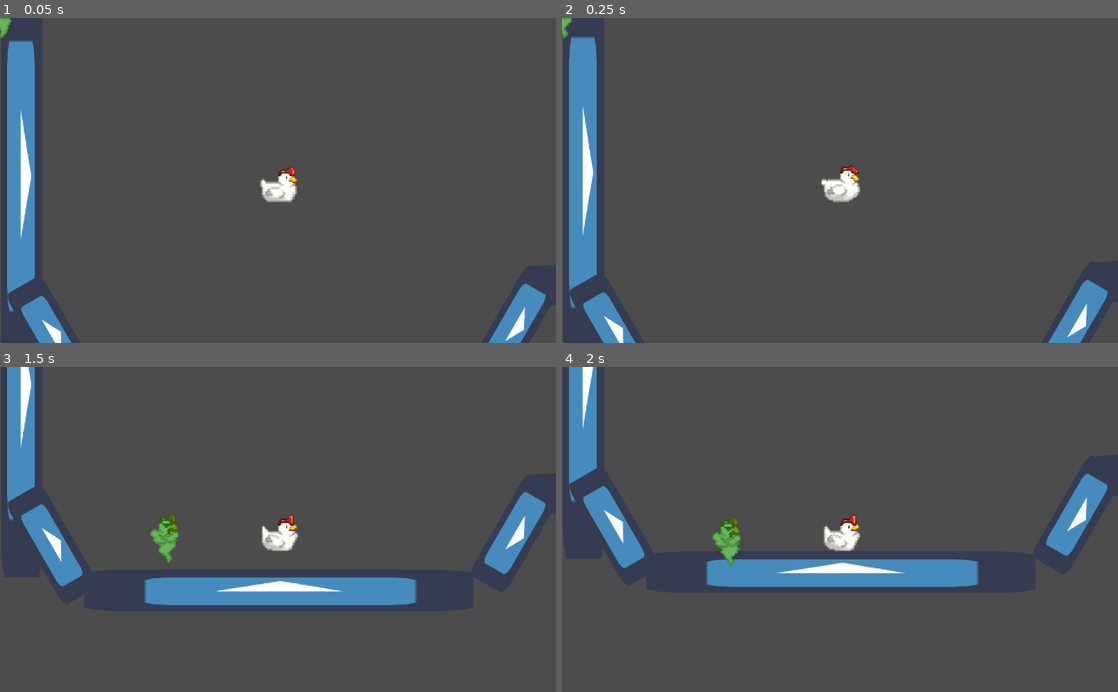
Above: before the commit, frames 1-4 (two rows, left to right).
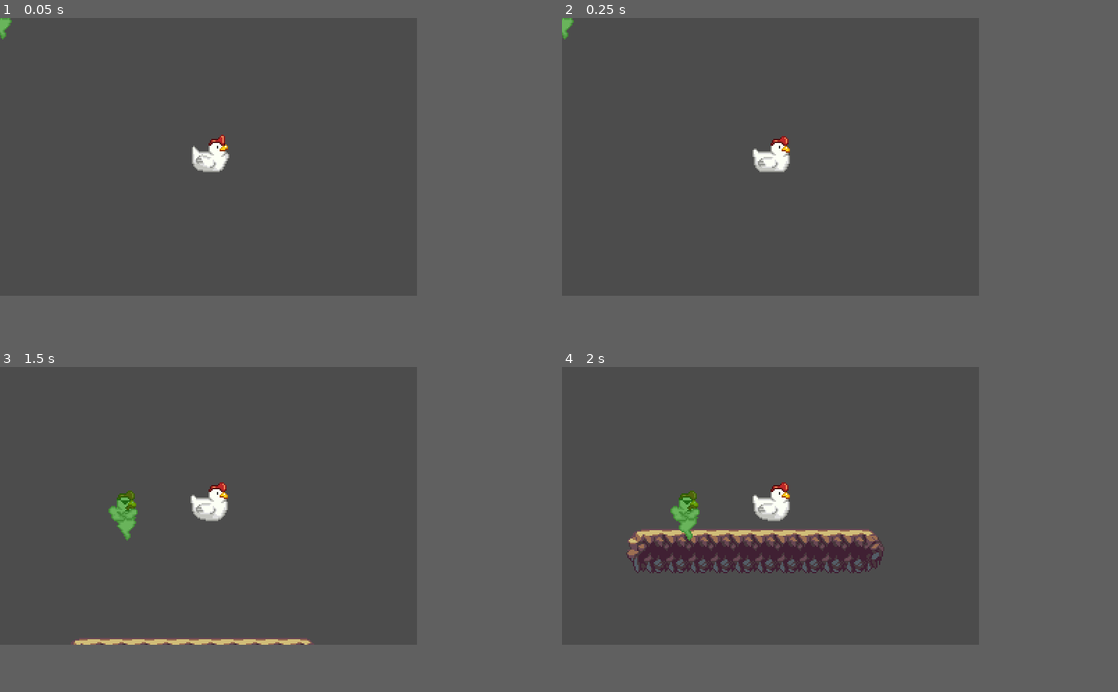
Above: after the commit, the same moments.

Repository: Morelatto/Galinha
Game: Godot game, scene res://Scenes/World.tscn
Two runs of this game, one before a commit and one after it. Both use one fixed random seed, a clock stepped at 60 frames per second and the inputs below. Before the commit the project starts from res://Game_Scene.tscn. The engine's default icon, where the game draws it, is replaced by a stand-in: a white triangle on a blue panel in a dark square.
Inputs (mouse positions are in pixels of both pictures, inside the frame that each line leads up to):
- Up to frame 1 (0.05 s): no input
- Up to frame 2 (0.25 s): no input
- Up to frame 3 (1.5 s): move the mouse to (400, 513) at 0.52 s; press the mouse at (400, 513) at 0.53 s; move the mouse to (166, 545) at 1.27 s; release the mouse at (166, 545) at 1.28 s; click (166, 545) at 1.35 s
- Up to frame 4 (2 s): no input
In our replay, the window is 800x468 before the commit and 600x400 after it. These sizes can differ from the game's own. Grey fills any space a smaller window leaves; there, only what the larger window draws over its background counts as a difference.

The runs differ from the first frame. In frame 1, 6.6% of the frame differs, in the area x 0-99%, y 0-100%; in frame 2, 6.7%; in frame 3, 12%; in frame 4, 13%, in the area x 1-99%, y 0-68%.

Commit message:
Extracted chicken and ghost scenes, fixed camera jitter, updated scripts and added tileset.

Diff:
--- a/Game_Scene.tscn
+++ /dev/null
@@ -1,266 +0,0 @@
-[gd_scene load_steps=22 format=2]
-
-[ext_resource path="res://Sprites/chicken_sheet.png" type="Texture" id=1]
-[ext_resource path="res://icon.png" type="Texture" id=2]
-[ext_resource path="res://Scripts/Controllers/Chicken_Controller.gd" type="Script" id=3]
-[ext_resource path="res://Scripts/Controllers/GameController.gd" type="Script" id=4]
-[ext_resource path="res://Scripts/Controllers/Ghost_Controller.gd" type="Script" id=5]
-[ext_resource path="res://Sprites/ghost_maromba.png" type="Texture" id=6]
-[ext_resource path="res://Scripts/Controllers/CameraController.gd" type="Script" id=7]
-[ext_resource path="res://Sprites/marombaSheet.png" type="Texture" id=8]
-
-[sub_resource type="PhysicsMaterial" id=1]
-
-[sub_resource type="AtlasTexture" id=2]
-atlas = ExtResource( 1 )
-region = Rect2( 0, 0, 32, 32 )
-
-[sub_resource type="AtlasTexture" id=3]
-atlas = ExtResource( 1 )
-region = Rect2( 32, 0, 32, 32 )
-
-[sub_resource type="AtlasTexture" id=4]
-atlas = ExtResource( 1 )
-region = Rect2( 0, 32, 32, 32 )
-
-[sub_resource type="AtlasTexture" id=5]
-atlas = ExtResource( 1 )
-region = Rect2( 32, 32, 32, 32 )
-
-[sub_resource type="SpriteFrames" id=6]
-animations = [ {
-"frames": [ SubResource( 2 ), SubResource( 3 ), SubResource( 4 ), SubResource( 5 ) ],
-"loop": true,
-"name": "Idle",
-"speed": 8.0
-} ]
-
-[sub_resource type="AtlasTexture" id=7]
-atlas = ExtResource( 8 )
-region = Rect2( 0, 0, 32, 64 )
-
-[sub_resource type="AtlasTexture" id=8]
-atlas = ExtResource( 8 )
-region = Rect2( 32, 0, 32, 64 )
-
-[sub_resource type="AtlasTexture" id=9]
-atlas = ExtResource( 8 )
-region = Rect2( 0, 64, 32, 64 )
-
-[sub_resource type="AtlasTexture" id=10]
-atlas = ExtResource( 8 )
-region = Rect2( 32, 64, 32, 64 )
-
-[sub_resource type="SpriteFrames" id=11]
-animations = [ {
-"frames": [ SubResource( 7 ), SubResource( 8 ), SubResource( 9 ), SubResource( 10 ), SubResource( 9 ), SubResource( 8 ) ],
-"loop": true,
-"name": "idle",
-"speed": 10.0
-} ]
-
-[sub_resource type="PhysicsMaterial" id=12]
-rough = true
-
-[sub_resource type="RectangleShape2D" id=13]
-extents = Vector2( 144.561, 15.4969 )
-
-[node name="world" type="Node2D"]
-
-[node name="Camera" type="Camera2D" parent="."]
-position = Vector2( 206.714, 95.654 )
-current = true
-zoom = Vector2( 0.4, 0.4 )
-script = ExtResource( 7 )
-
-[node name="Chicken" type="RigidBody2D" parent="."]
-position = Vector2( 206.714, 90.4492 )
-mass = 5.10204
-physics_material_override = SubResource( 1 )
-script = ExtResource( 3 )
-__meta__ = {
-"_edit_group_": true
-}
-
-[node name="AnimatedSprite" type="AnimatedSprite" parent="Chicken"]
-frames = SubResource( 6 )
-animation = "Idle"
-frame = 2
-playing = true
-
-[node name="CollisionPolygon2D" type="CollisionPolygon2D" parent="Chicken"]
-visible = false
-position = Vector2( 1.20712, 5.31137 )
-polygon = PoolVector2Array( -9.91354, 10.9672, 8.53655, 10.8599, 12.7581, 4.45955, 12.4362, -13.1646, 9.53913, -15.9812, -2.04932, -13.0841, -9.00366, -7.23033, -13.9597, -8.49698, -15.9995, -3.84711 )
-
-[node name="Ghost" type="Node2D" parent="."]
-position = Vector2( 150.549, 114.812 )
-z_index = 2
-script = ExtResource( 5 )
-
-[node name="StaticSprite" type="Sprite" parent="Ghost"]
-visible = false
-texture = ExtResource( 6 )
-
-[node name="AnimatedSprite" type="AnimatedSprite" parent="Ghost"]
-frames = SubResource( 11 )
-animation = "idle"
-frame = 1
-playing = true
-
-[node name="Controller" type="Node2D" parent="."]
-script = ExtResource( 4 )
-
-[node name="Map" type="Node2D" parent="."]
-
-[node name="ground" type="StaticBody2D" parent="Map"]
-position = Vector2( 64, 224 )
-physics_material_override = SubResource( 12 )
-__meta__ = {
-"_edit_group_": true
-}
-
-[node name="Sprite" type="Sprite" parent="Map/ground"]
-scale = Vector2( 2.24, 0.24 )
-texture = ExtResource( 2 )
-centered = false
-
-[node name="CollisionShape2D" type="CollisionShape2D" parent="Map/ground"]
-position = Vector2( 142.714, 15.249 )
-shape = SubResource( 13 )
-
-[node name="ground4" type="StaticBody2D" parent="Map"]
-position = Vector2( 6.99005, -89.4084 )
-scale = Vector2( 3.32057, 1 )
-physics_material_override = SubResource( 12 )
-__meta__ = {
-"_edit_group_": true
-}
-
-[node name="Sprite" type="Sprite" parent="Map/ground4"]
-scale = Vector2( 2.24, 0.24 )
-texture = ExtResource( 2 )
-centered = false
-
-[node name="CollisionShape2D" type="CollisionShape2D" parent="Map/ground4"]
-position = Vector2( 142.714, 15.249 )
-shape = SubResource( 13 )
-
-[node name="ground5" type="StaticBody2D" parent="Map"]
-position = Vector2( 33.2863, -57.1396 )
-rotation = 1.5708
-physics_material_override = SubResource( 12 )
-__meta__ = {
-"_edit_group_": true
-}
-
-[node name="Sprite" type="Sprite" parent="Map/ground5"]
-scale = Vector2( 2.24, 0.24 )
-texture = ExtResource( 2 )
-centered = false
-
-[node name="CollisionShape2D" type="CollisionShape2D" parent="Map/ground5"]
-position = Vector2( 142.714, 15.249 )
-shape = SubResource( 13 )
-
-[node name="ground6" type="StaticBody2D" parent="Map"]
-position = Vector2( 676.026, 183.202 )
-rotation = 3.14159
-physics_material_override = SubResource( 12 )
-__meta__ = {
-"_edit_group_": true
-}
-
-[node name="Sprite" type="Sprite" parent="Map/ground6"]
-scale = Vector2( 2.24, 0.24 )
-texture = ExtResource( 2 )
-centered = false
-
-[node name="CollisionShape2D" type="CollisionShape2D" parent="Map/ground6"]
-position = Vector2( 142.714, 15.249 )
-shape = SubResource( 13 )
-
-[node name="ground8" type="StaticBody2D" parent="Map"]
-position = Vector2( 1005.84, 111.974 )
-rotation = 3.14159
-physics_material_override = SubResource( 12 )
-__meta__ = {
-"_edit_group_": true
-}
-
-[node name="Sprite" type="Sprite" parent="Map/ground8"]
-scale = Vector2( 2.24, 0.24 )
-texture = ExtResource( 2 )
-centered = false
-
-[node name="CollisionShape2D" type="CollisionShape2D" parent="Map/ground8"]
-position = Vector2( 142.714, 15.249 )
-shape = SubResource( 13 )
-
-[node name="ground2" type="StaticBody2D" parent="Map"]
-position = Vector2( 32, 160 )
-rotation = 1.0472
-scale = Vector2( 0.304308, 1 )
-__meta__ = {
-"_edit_group_": true
-}
-
-[node name="Sprite" type="Sprite" parent="Map/ground2"]
-scale = Vector2( 2.24, 0.24 )
-texture = ExtResource( 2 )
-centered = false
-
-[node name="CollisionShape2D" type="CollisionShape2D" parent="Map/ground2"]
-position = Vector2( 142.714, 15.249 )
-shape = SubResource( 13 )
-
-[node name="ground3" type="StaticBody2D" parent="Map"]
-position = Vector2( 417.059, 166.882 )
-rotation = 2.0944
-scale = Vector2( 0.304308, 1 )
-__meta__ = {
-"_edit_group_": true
-}
-
-[node name="Sprite" type="Sprite" parent="Map/ground3"]
-scale = Vector2( 2.24, 0.24 )
-texture = ExtResource( 2 )
-centered = false
-
-[node name="CollisionShape2D" type="CollisionShape2D" parent="Map/ground3"]
-position = Vector2( 142.714, 15.249 )
-shape = SubResource( 13 )
-
-[node name="ground7" type="StaticBody2D" parent="Map"]
-position = Vector2( 746.876, 95.654 )
-rotation = 2.0944
-scale = Vector2( 0.304308, 1 )
-__meta__ = {
-"_edit_group_": true
-}
-
-[node name="Sprite" type="Sprite" parent="Map/ground7"]
-scale = Vector2( 2.24, 0.24 )
-texture = ExtResource( 2 )
-centered = false
-
-[node name="CollisionShape2D" type="CollisionShape2D" parent="Map/ground7"]
-position = Vector2( 142.714, 15.249 )
-shape = SubResource( 13 )
-
-[node name="ground9" type="StaticBody2D" parent="Map"]
-position = Vector2( 969.754, -66.343 )
-rotation = 1.5708
-scale = Vector2( 0.515983, 1.32209 )
-__meta__ = {
-"_edit_group_": true
-}
-
-[node name="Sprite" type="Sprite" parent="Map/ground9"]
-scale = Vector2( 2.24, 0.24 )
-texture = ExtResource( 2 )
-centered = false
-
-[node name="CollisionShape2D" type="CollisionShape2D" parent="Map/ground9"]
-position = Vector2( 142.714, 15.249 )
-shape = SubResource( 13 )
--- /dev/null
+++ b/Scenes/Chicken.tscn
@@ -0,0 +1,54 @@
+[gd_scene load_steps=10 format=2]
+
+[ext_resource path="res://Sprites/chicken_sheet.png" type="Texture" id=1]
+[ext_resource path="res://Scripts/Controllers/Chicken_Controller.gd" type="Script" id=2]
+[ext_resource path="res://Scripts/Controllers/CameraController.gd" type="Script" id=3]
+
+[sub_resource type="AtlasTexture" id=1]
+atlas = ExtResource( 1 )
+region = Rect2( 0, 0, 32, 32 )
+
+[sub_resource type="AtlasTexture" id=2]
+atlas = ExtResource( 1 )
+region = Rect2( 32, 0, 32, 32 )
+
+[sub_resource type="AtlasTexture" id=3]
+atlas = ExtResource( 1 )
+region = Rect2( 0, 32, 32, 32 )
+
+[sub_resource type="AtlasTexture" id=4]
+atlas = ExtResource( 1 )
+region = Rect2( 32, 32, 32, 32 )
+
+[sub_resource type="SpriteFrames" id=5]
+animations = [ {
+"frames": [ SubResource( 1 ), SubResource( 2 ), SubResource( 3 ), SubResource( 4 ) ],
+"loop": true,
+"name": "Idle",
+"speed": 8.0
+} ]
+
+[sub_resource type="RectangleShape2D" id=6]
+extents = Vector2( 14.5, 14 )
+
+[node name="Chicken" type="RigidBody2D"]
+script = ExtResource( 2 )
+__meta__ = {
+"_edit_group_": true
+}
+
+[node name="AnimatedSprite" type="AnimatedSprite" parent="."]
+frames = SubResource( 5 )
+animation = "Idle"
+frame = 1
+playing = true
+
+[node name="CollisionPolygon2D" type="CollisionShape2D" parent="."]
+position = Vector2( 0.5, 2 )
+shape = SubResource( 6 )
+
+[node name="Camera" type="Camera2D" parent="."]
+position = Vector2( 0, 5.2048 )
+current = true
+zoom = Vector2( 0.5, 0.5 )
+script = ExtResource( 3 )
--- /dev/null
+++ b/Scenes/Ghost.tscn
@@ -0,0 +1,46 @@
+[gd_scene load_steps=9 format=2]
+
+[ext_resource path="res://Sprites/boot.png" type="Texture" id=1]
+[ext_resource path="res://Sprites/marombaSheet.png" type="Texture" id=2]
+[ext_resource path="res://Scripts/Controllers/Ghost_Controller.gd" type="Script" id=3]
+
+[sub_resource type="AtlasTexture" id=1]
+atlas = ExtResource( 2 )
+region = Rect2( 0, 0, 32, 64 )
+
+[sub_resource type="AtlasTexture" id=2]
+atlas = ExtResource( 2 )
+region = Rect2( 32, 0, 32, 64 )
+
+[sub_resource type="AtlasTexture" id=3]
+atlas = ExtResource( 2 )
+region = Rect2( 0, 64, 32, 64 )
+
+[sub_resource type="AtlasTexture" id=4]
+atlas = ExtResource( 2 )
+region = Rect2( 32, 64, 32, 64 )
+
+[sub_resource type="SpriteFrames" id=5]
+animations = [ {
+"frames": [ SubResource( 1 ), SubResource( 2 ), SubResource( 3 ), SubResource( 4 ), SubResource( 3 ), SubResource( 2 ) ],
+"loop": true,
+"name": "idle",
+"speed": 10.0
+} ]
+
+[node name="Ghost" type="Node2D"]
+z_index = 2
+script = ExtResource( 3 )
+__meta__ = {
+"_edit_group_": true
+}
+
+[node name="BootSprite" type="Sprite" parent="."]
+visible = false
+texture = ExtResource( 1 )
+
+[node name="GhostAnimatedSprite" type="AnimatedSprite" parent="."]
+frames = SubResource( 5 )
+animation = "idle"
+frame = 2
+playing = true
--- /dev/null
+++ b/Scenes/World.tscn
@@ -0,0 +1,18 @@
+[gd_scene load_steps=4 format=2]
+
+[ext_resource path="res://Scenes/Ghost.tscn" type="PackedScene" id=1]
+[ext_resource path="res://Tileset.tres" type="TileSet" id=2]
+[ext_resource path="res://Scenes/Chicken.tscn" type="PackedScene" id=3]
+
+[node name="World" type="Node2D"]
+
+[node name="Chicken" parent="." instance=ExtResource( 3 )]
+position = Vector2( 122.963, 116.068 )
+
+[node name="Ghost" parent="." instance=ExtResource( 1 )]
+
+[node name="TileMap" type="TileMap" parent="."]
+tile_set = ExtResource( 2 )
+cell_size = Vector2( 16, 16 )
+format = 1
+tile_data = PoolIntArray( 1310721, 0, 0, 1310722, 0, 1, 1310723, 0, 1, 1310724, 0, 1, 1310725, 0, 1, 1310726, 0, 1, 1310727, 0, 1, 1310728, 0, 1, 1310729, 0, 1, 1310730, 0, 1, 1310731, 0, 1, 1310732, 0, 2, 1376257, 0, 131072, 1376258, 0, 131073, 1376259, 0, 131073, 1376260, 0, 131073, 1376261, 0, 131073, 1376262, 0, 131073, 1376263, 0, 131073, 1376264, 0, 131073, 1376265, 0, 131073, 1376266, 0, 131073, 1376267, 0, 131073, 1376268, 0, 131074 )
--- a/Scripts/Controllers/CameraController.gd
+++ b/Scripts/Controllers/CameraController.gd
@@ -4,4 +4,5 @@
 onready var chicken = get_parent().find_node("Chicken")
 
 func _process(delta):
-	position = chicken.position
+	pass
+	#position = chicken.position
--- a/Scripts/Controllers/Chicken_Controller.gd
+++ b/Scripts/Controllers/Chicken_Controller.gd
@@ -1,18 +1,6 @@
 extends RigidBody2D
-var pos1 = Vector2(0,0)
-var pos2 = Vector2(0,0)
-#func _integrate_forces(state):
-#	if Input.is_action_just_pressed("ui_mouse_action"):
-#		var force_direction = Vector2(10,-10)
-#		var force = 100
-#		add_force(Vector2(1,1), force * force_direction)
+
+const flying_speed = 10
 
 func apply_force(direction):
-	apply_central_impulse(direction)
-
-#func _on_Chicken_mouse_entered():
-#	if Input.is_action_just_pressed("ui_mouse_action"):
-#		var force_direction = Vector3(0,0,1)
-#		var force = 100
-#		add_force(global_position, force * force_direction)
-#	pass # Replace with function body.
+	apply_central_impulse(direction * flying_speed)
--- a/Scripts/Controllers/Ghost_Controller.gd
+++ b/Scripts/Controllers/Ghost_Controller.gd
@@ -3,19 +3,25 @@
 extends Node2D
 
 var drawLine = false
+var can_kick = true
 
 var initial_mouse_pos = Vector2()
 var final_mouse_pos = Vector2()
+
 #Configuration
-var kick_speed = 10
+export var kick_speed = 10
 
 #Load nodes
 onready var chicken = get_parent().find_node("Chicken")
 onready var camera = get_parent().find_node("Camera")
 
-#Load resources
-onready var ghost_chicken_tex =  preload("res://Sprites/ghost_maromba.png")
-onready var boot_tex1 =  preload("res://Sprites/boot.png")
+onready var boot_sprite = $BootSprite
+onready var ghost_sprite = $GhostAnimatedSprite
+
+const MIN_KICK_VELOCITY = 5
+const MIN_GHOST_DISTANCE = 8
+const MAX_LINE_DISTANCE = 200
+const KICK_POLYGON_COLOR = Color(0.058, 0.735, 0)
 
 enum GHOST_STATE {
 	in_kick_animation
@@ -29,74 +35,83 @@
 	Input.set_mouse_mode(Input.MOUSE_MODE_HIDDEN)
 
 func _process(delta):
-
 	if state == GHOST_STATE.in_kick_animation:
 		_calculate_kick_animation(delta)
 	elif state == GHOST_STATE.in_preparing_for_kick:
 		_calculate_prepare_for_kick()
 	else:
-		var pos = get_global_mouse_position()
-		position = pos
-
+		# sets the ghost position to the mouse position
+		position = get_global_mouse_position()
 	update()
 
 func _calculate_kick_animation(delta):
 	var direction_player = position - chicken.position
 	direction_player = direction_player * (kick_speed * delta)
 	translate(-direction_player)
-	if position.distance_to(chicken.position) < 8:
-		chicken.apply_force((initial_mouse_pos - final_mouse_pos) * 20)
+	# distance from mouse (ghost) to chicken
+	if position.distance_to(chicken.position) < MIN_GHOST_DISTANCE:
+		chicken.apply_force(initial_mouse_pos - final_mouse_pos)
 		change_state(GHOST_STATE.in_free_mode)
 		drawLine = false
 
 func _calculate_prepare_for_kick():
 	look_at(chicken.position)
-	var mouse_position = _get_camera_mouse()
+	var mouse_position = get_global_mouse_position()
 	var mouse_direction = initial_mouse_pos - mouse_position
+	# TODO fix kick up
+	if mouse_direction.x < 0:
+		boot_sprite.flip_v = true
+	else:
+		boot_sprite.flip_v = false
 	position = chicken.position - mouse_direction
-
-func _get_camera_mouse():
-	var cameraPos = get_global_mouse_position()
-	return camera.to_local(cameraPos)
 
 func change_state(new_state):
 	state = new_state
 	match new_state:
 		GHOST_STATE.in_free_mode:
-			$StaticSprite.hide()
-			$AnimatedSprite.show()
+			boot_sprite.hide()
+			ghost_sprite.show()
 
 		GHOST_STATE.in_kick_animation:
-			$StaticSprite.show()
-			$AnimatedSprite.hide()
+			boot_sprite.show()
+			ghost_sprite.hide()
 
 		GHOST_STATE.in_preparing_for_kick:
-			$StaticSprite.show()
-			$AnimatedSprite.hide()
-			#We can add a code that everytime he kicks
-			#the chicken a new object appears to kick it.
-			$StaticSprite.texture = boot_tex1
+			boot_sprite.show()
+			ghost_sprite.hide()
 
 
 func _input(event):
-	if event.is_action_pressed("ui_mouse_action"):
-		position = chicken.position
-		initial_mouse_pos = _get_camera_mouse()
-		change_state(GHOST_STATE.in_preparing_for_kick)
-		drawLine = true
+	# prevent kicking in the air
+	if chicken.linear_velocity.length() < MIN_KICK_VELOCITY:
+		# left click press
+		if event.is_action_pressed("ui_mouse_action"):
+			set_global_position(chicken.position)
+			initial_mouse_pos = get_global_mouse_position()
+			change_state(GHOST_STATE.in_preparing_for_kick)
+			drawLine = true
 
-	if event.is_action_released("ui_mouse_action"):
-		final_mouse_pos = _get_camera_mouse()
-		change_state(GHOST_STATE.in_kick_animation)
-		rotation = 0
+		# left click release
+		if event.is_action_released("ui_mouse_action") and drawLine:
+			final_mouse_pos = get_global_mouse_position()
+			change_state(GHOST_STATE.in_kick_animation)
+			rotation = 0
+			drawLine = false
 
 
 func _draw():
 	if drawLine:
-		var polygons = PoolVector2Array()
-		polygons.append(Vector2(5, -21))
-		polygons.append(Vector2(1, 15))
-		var localMouse = to_local(chicken.position)
-		polygons.append(localMouse)
-		var color = Color(0.058,0.735,0)
-		draw_colored_polygon(polygons, color)
+		var distance_to_chicken = to_local(chicken.position)
+		if distance_to_chicken.length() < MAX_LINE_DISTANCE:
+			var polygons = PoolVector2Array()
+			polygons.append(Vector2(5, -21))
+			polygons.append(Vector2(1, 15))
+			polygons.append(distance_to_chicken)
+			draw_colored_polygon(polygons, KICK_POLYGON_COLOR)
+		else:
+			reset_kick()
+
+func reset_kick():
+	drawLine = false
+	change_state(GHOST_STATE.in_free_mode)
+	rotation = 0
--- /dev/null
+++ b/Tileset.tres
@@ -0,0 +1,148 @@
+[gd_resource type="TileSet" load_steps=11 format=2]
+
+[ext_resource path="res://Sprites/Tileset.png" type="Texture" id=1]
+
+[sub_resource type="ConvexPolygonShape2D" id=1]
+points = PoolVector2Array( 0, 0, 16, 0, 16, 16, 0, 16 )
+
+[sub_resource type="ConvexPolygonShape2D" id=2]
+points = PoolVector2Array( 0, 0, 16, 0, 16, 16, 0, 16 )
+
+[sub_resource type="ConvexPolygonShape2D" id=3]
+points = PoolVector2Array( 0, 0, 16, 0, 16, 16, 0, 16 )
+
+[sub_resource type="ConvexPolygonShape2D" id=4]
+points = PoolVector2Array( 0, 0, 16, 0, 16, 16, 0, 16 )
+
+[sub_resource type="ConvexPolygonShape2D" id=5]
+points = PoolVector2Array( 0, 0, 16, 0, 16, 16, 0, 16 )
+
+[sub_resource type="ConvexPolygonShape2D" id=6]
+points = PoolVector2Array( 0, 0, 16, 0, 16, 16, 0, 16 )
+
+[sub_resource type="ConvexPolygonShape2D" id=7]
+points = PoolVector2Array( 0, 0, 16, 0, 16, 16, 0, 16 )
+
+[sub_resource type="ConvexPolygonShape2D" id=8]
+points = PoolVector2Array( 0, 0, 16, 0, 16, 16, 0, 16 )
+
+[sub_resource type="ConvexPolygonShape2D" id=9]
+points = PoolVector2Array( 0, 0, 16, 0, 16, 16, 0, 16 )
+
+[resource]
+0/name = "Rock"
+0/texture = ExtResource( 1 )
+0/tex_offset = Vector2( 0, 0 )
+0/modulate = Color( 1, 1, 1, 1 )
+0/region = Rect2( 0, 0, 48, 48 )
+0/tile_mode = 1
+0/autotile/bitmask_mode = 0
+0/autotile/bitmask_flags = [ Vector2( 0, 0 ), 256, Vector2( 0, 1 ), 260, Vector2( 0, 2 ), 4, Vector2( 1, 0 ), 320, Vector2( 1, 1 ), 325, Vector2( 1, 2 ), 5, Vector2( 2, 0 ), 64, Vector2( 2, 1 ), 65, Vector2( 2, 2 ), 1 ]
+0/autotile/icon_coordinate = Vector2( 0, 0 )
+0/autotile/tile_size = Vector2( 16, 16 )
+0/autotile/spacing = 0
+0/autotile/occluder_map = [  ]
+0/autotile/navpoly_map = [  ]
+0/autotile/priority_map = [  ]
+0/autotile/z_index_map = [  ]
+0/occluder_offset = Vector2( 0, 0 )
+0/navigation_offset = Vector2( 0, 0 )
+0/shape_offset = Vector2( 0, 0 )
+0/shape_transform = Transform2D( 1, 0, 0, 1, 0, 0 )
+0/shape = SubResource( 1 )
+0/shape_one_way = false
+0/shape_one_way_margin = 1.0
+0/shapes = [ {
+"autotile_coord": Vector2( 0, 0 ),
+"one_way": false,
+"one_way_margin": 1.0,
+"shape": SubResource( 1 ),
+"shape_transform": Transform2D( 1, 0, 0, 1, 0, 0 )
+}, {
+"autotile_coord": Vector2( 1, 0 ),
+"one_way": false,
+"one_way_margin": 1.0,
+"shape": SubResource( 2 ),
+"shape_transform": Transform2D( 1, 0, 0, 1, 0, 0 )
+}, {
+"autotile_coord": Vector2( 2, 0 ),
+"one_way": false,
+"one_way_margin": 1.0,
+"shape": SubResource( 3 ),
+"shape_transform": Transform2D( 1, 0, 0, 1, 0, 0 )
+}, {
+"autotile_coord": Vector2( 2, 1 ),
+"one_way": false,
+"one_way_margin": 1.0,
+"shape": SubResource( 4 ),
+"shape_transform": Transform2D( 1, 0, 0, 1, 0, 0 )
+}, {
+"autotile_coord": Vector2( 2, 2 ),
+"one_way": false,
+"one_way_margin": 1.0,
+"shape": SubResource( 5 ),
+"shape_transform": Transform2D( 1, 0, 0, 1, 0, 0 )
+}, {
+"autotile_coord": Vector2( 1, 2 ),
+"one_way": false,
+"one_way_margin": 1.0,
+"shape": SubResource( 6 ),
+"shape_transform": Transform2D( 1, 0, 0, 1, 0, 0 )
+}, {
+"autotile_coord": Vector2( 0, 2 ),
+"one_way": false,
+"one_way_margin": 1.0,
+"shape": SubResource( 7 ),
+"shape_transform": Transform2D( 1, 0, 0, 1, 0, 0 )
+}, {
+"autotile_coord": Vector2( 0, 1 ),
+"one_way": false,
+"one_way_margin": 1.0,
+"shape": SubResource( 8 ),
+"shape_transform": Transform2D( 1, 0, 0, 1, 0, 0 )
+} ]
+0/z_index = 0
+1/name = "Cave"
+1/texture = ExtResource( 1 )
+1/tex_offset = Vector2( 0, 0 )
+1/modulate = Color( 1, 1, 1, 1 )
+1/region = Rect2( 0, 48, 48, 48 )
+1/tile_mode = 1
+1/autotile/bitmask_mode = 0
+1/autotile/bitmask_flags = [ Vector2( 0, 0 ), 256, Vector2( 0, 1 ), 260, Vector2( 0, 2 ), 4, Vector2( 1, 0 ), 320, Vector2( 1, 1 ), 325, Vector2( 1, 2 ), 5, Vector2( 2, 0 ), 64, Vector2( 2, 1 ), 65, Vector2( 2, 2 ), 1 ]
+1/autotile/icon_coordinate = Vector2( 0, 0 )
+1/autotile/tile_size = Vector2( 16, 16 )
+1/autotile/spacing = 0
+1/autotile/occluder_map = [  ]
+1/autotile/navpoly_map = [  ]
+1/autotile/priority_map = [  ]
+1/autotile/z_index_map = [  ]
+1/occluder_offset = Vector2( 0, 0 )
+1/navigation_offset = Vector2( 0, 0 )
+1/shape_offset = Vector2( 0, 0 )
+1/shape_transform = Transform2D( 1, 0, 0, 1, 0, 0 )
+1/shape_one_way = false
+1/shape_one_way_margin = 0.0
+1/shapes = [  ]
+1/z_index = 0
+2/name = "Rock2"
+2/texture = ExtResource( 1 )
+2/tex_offset = Vector2( 0, 0 )
+2/modulate = Color( 1, 1, 1, 1 )
+2/region = Rect2( 48, 0, 16, 16 )
+2/tile_mode = 0
+2/occluder_offset = Vector2( 0, 0 )
+2/navigation_offset = Vector2( 0, 0 )
+2/shape_offset = Vector2( 0, 0 )
+2/shape_transform = Transform2D( 1, 0, 0, 1, 0, 0 )
+2/shape = SubResource( 9 )
+2/shape_one_way = false
+2/shape_one_way_margin = 1.0
+2/shapes = [ {
+"autotile_coord": Vector2( 0, 0 ),
+"one_way": false,
+"one_way_margin": 1.0,
+"shape": SubResource( 9 ),
+"shape_transform": Transform2D( 1, 0, 0, 1, 0, 0 )
+} ]
+2/z_index = 0
--- a/project.godot
+++ b/project.godot
@@ -16,8 +16,38 @@
 [application]
 
 config/name="Galinha"
-run/main_scene="res://Game_Scene.tscn"
+run/main_scene="res://Scenes/World.tscn"
 config/icon="res://icon.png"
+
+[display]
+
+window/size/width=600
+window/size/height=400
+window/stretch/mode="2d"
+window/stretch/aspect="keep"
+
+[importer_defaults]
+
+texture={
+"compress/bptc_ldr": 0,
+"compress/hdr_mode": 0,
+"compress/lossy_quality": 0.7,
+"compress/mode": 0,
+"compress/normal_map": 0,
+"detect_3d": false,
+"flags/anisotropic": false,
+"flags/filter": false,
+"flags/mipmaps": false,
+"flags/repeat": 0,
+"flags/srgb": 2,
+"process/HDR_as_SRGB": false,
+"process/fix_alpha_border": true,
+"process/invert_color": false,
+"process/premult_alpha": false,
+"size_limit": 0,
+"stream": false,
+"svg/scale": 1.0
+}
 
 [input]
 
Binary file added: Sprites/Tileset.png
Not shown, added: Sprites/Tileset.png.import
Binary file added: Sprites/Trees.png
Not shown, added: Sprites/Trees.png.import
